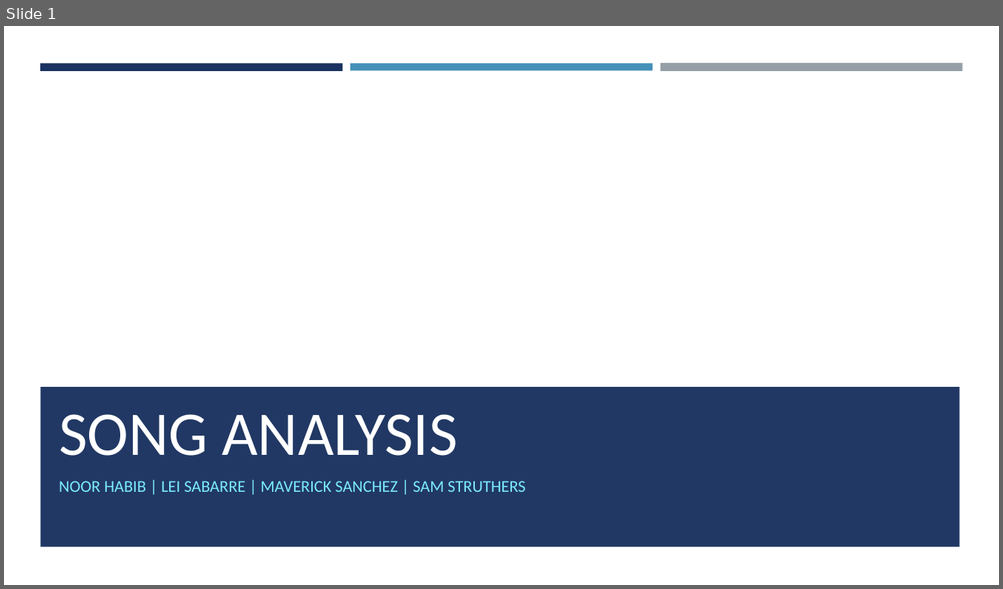
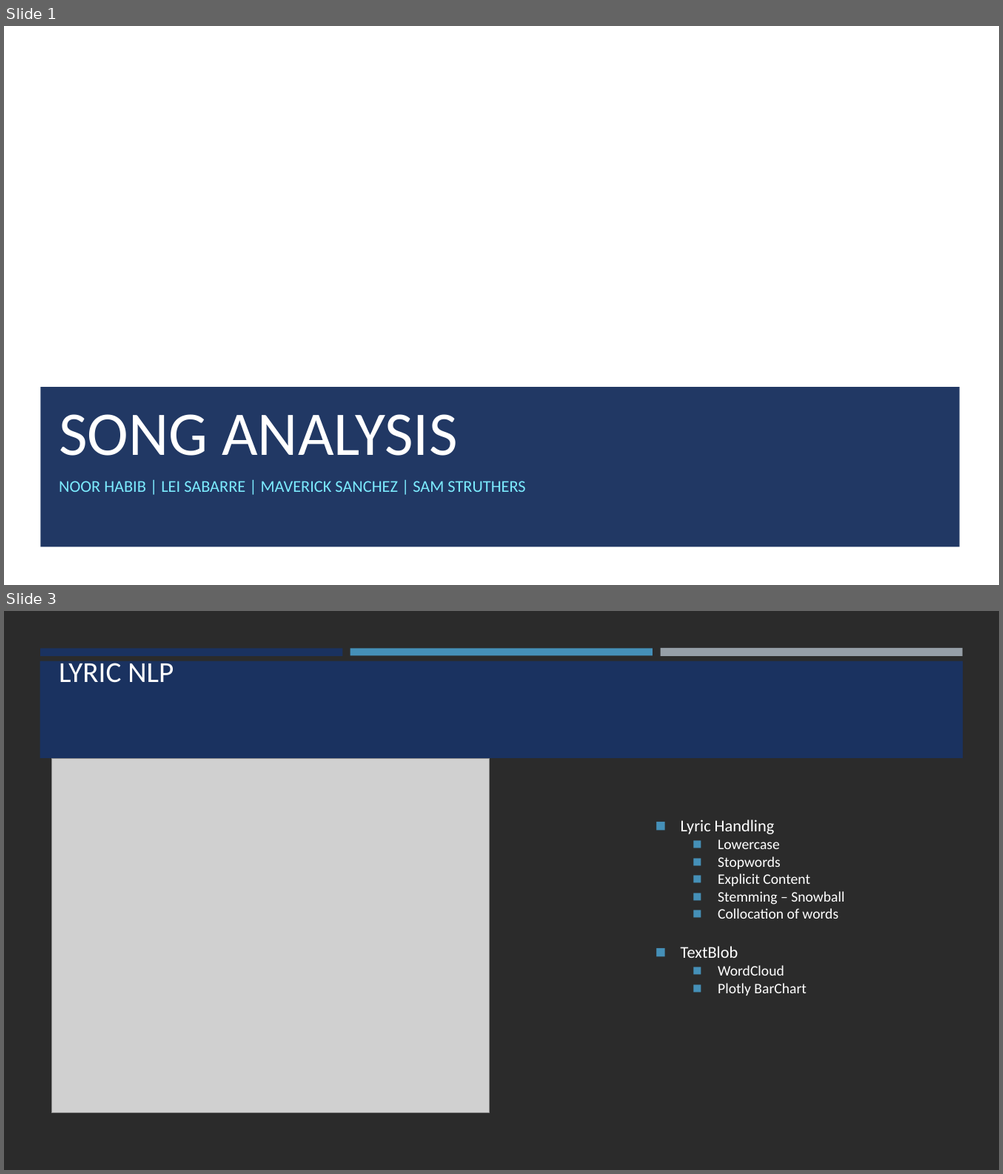
Before and after one commit to nvhabib91/song_analyzer, a slide deck: Song_Analysis.pptx. Shown one above the other, each under a label of ours: slide 1 before the commit, slides 1 and 3 after it; the slides between them are not shown. The pictures are 1003x589 and 1003x1174 pixels, drawn with LibreOffice and Linux fonts; fonts in the diff are those of the drawing; grey boxes stand for pictures; background and template pictures are left out; a plain dark background stands for a picture behind light text. Boxes give left, top, right and bottom in pixels: in the first picture for what was removed or moved away, otherwise in the second. Text is boxed around its words. In the diff, an @@ line names an element or a change of style, - is before the commit and + after.

```diff
--- a/Song_Analysis.pptx
+++ b/Song_Analysis.pptx
@@ slide 3 added at <box>4,611,999,1170</box>, background picture (left out) @@
@@ rectangle added at <box>40,648,343,655</box>, fill #1A3260 @@
@@ rectangle added at <box>350,648,652,655</box>, fill #4590B8 @@
@@ rectangle added at <box>660,648,962,657</box>, fill #969FA7 @@
@@ rectangle added at <box>40,661,963,758</box>, fill #1A3260 @@
@@ title added at <box>59,658,173,683</box>, 28 pt, text #FFFFFF @@
+LYRIC NLP
@@ picture added at <box>52,759,489,1113</box> @@
@@ text added at <box>680,820,844,996</box>, 14 pt, text #FFFFFF @@
+◼ Lyric Handling
+  ◼ Lowercase
+  ◼ Stopwords
+  ◼ Explicit Content
+  ◼ Stemming – Snowball
+  ◼ Collocation of words
+◼ TextBlob
+  ◼ WordCloud
+  ◼ Plotly BarChart
@@ slide 1 changed as well @@
@@ rectangle removed at <box>40,63,343,70</box> @@
@@ rectangle removed at <box>350,63,652,70</box> @@
@@ rectangle removed at <box>660,63,962,72</box> @@
```
Also in this commit, not shown: 2 other slides changed, 3 other slides added, 3 slides removed.
